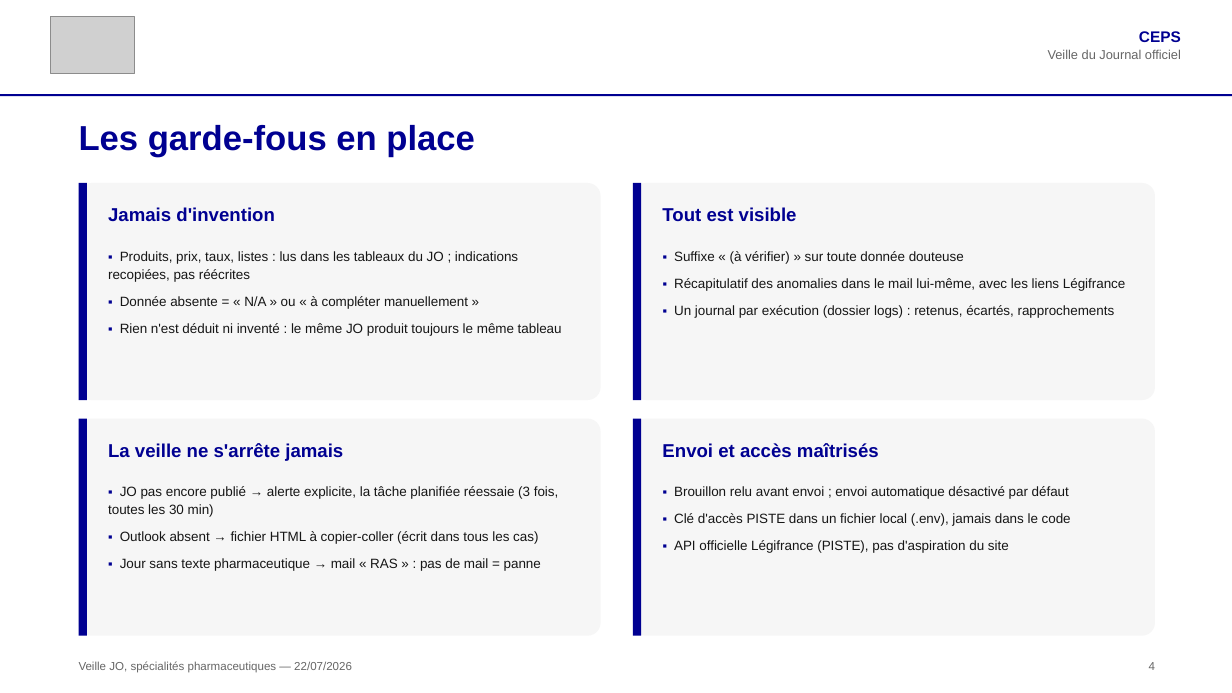
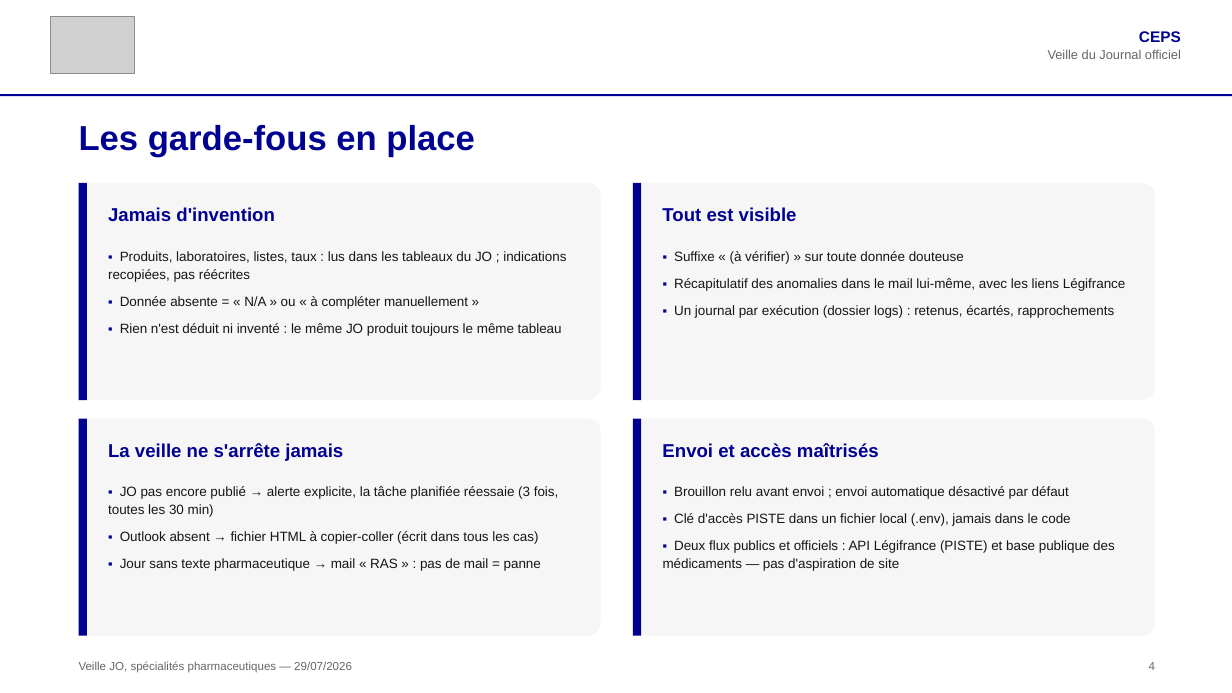
Before and after one commit to SocialGouv/Veille_JO, a slide deck: slide 4 of presentation_veille_JO.pptx. Drawn at 1232x693 pixels with LibreOffice and Linux fonts; fonts in the diff are those of the drawing; grey boxes stand for pictures. Boxes give left, top, right and bottom in pixels: in the first picture for what was removed or moved away, otherwise in the second. Text is boxed around its words. In the diff, an @@ line names an element or a change of style, - is before the commit and + after.

Commit message:
docs: update presentation_veille_jo.pptx

```diff
--- a/presentation_veille_JO.pptx
+++ b/presentation_veille_JO.pptx
@@ text at <box>108,251,566,282</box>: text changed @@
-▪ Produits, prix, taux, listes : lus dans les tableaux du JO ; indications recopiées, pas réécrites
+▪ Produits, laboratoires, listes, taux : lus dans les tableaux du JO ; indications recopiées, pas réécrites
@@ text at <box>663,540,1115,571</box>: text changed @@
-▪ API officielle Légifrance (PISTE), pas d'aspiration du site
+▪ Deux flux publics et officiels : API Légifrance (PISTE) et base publique des médicaments — pas d'aspiration de site
@@ text at <box>79,661,352,673</box>: text changed @@
-Veille JO, spécialités pharmaceutiques — 22/07/2026
+Veille JO, spécialités pharmaceutiques — 29/07/2026
```
Also in this commit, not shown: 4 other slides changed, 1 other file.
